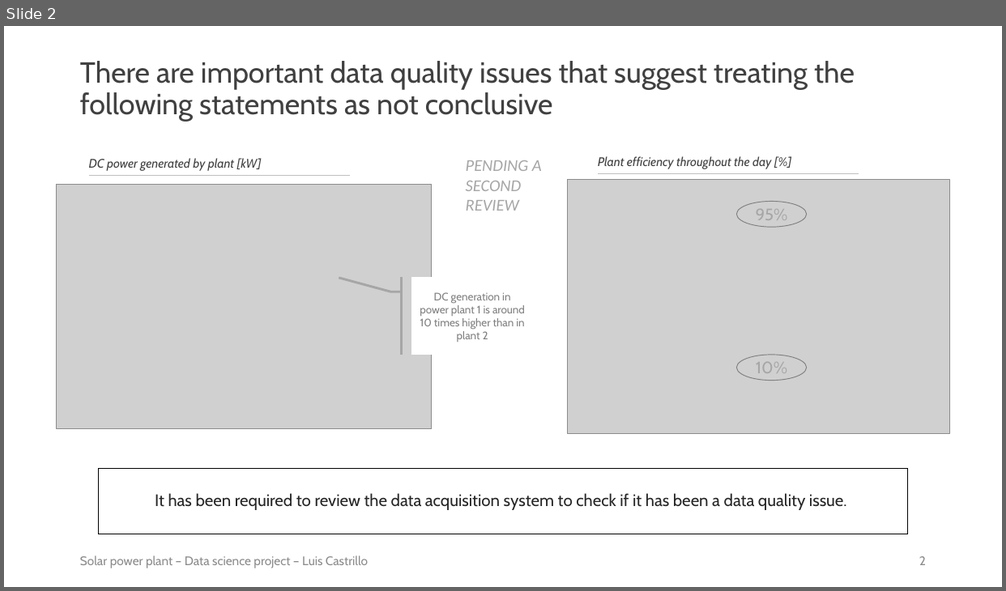
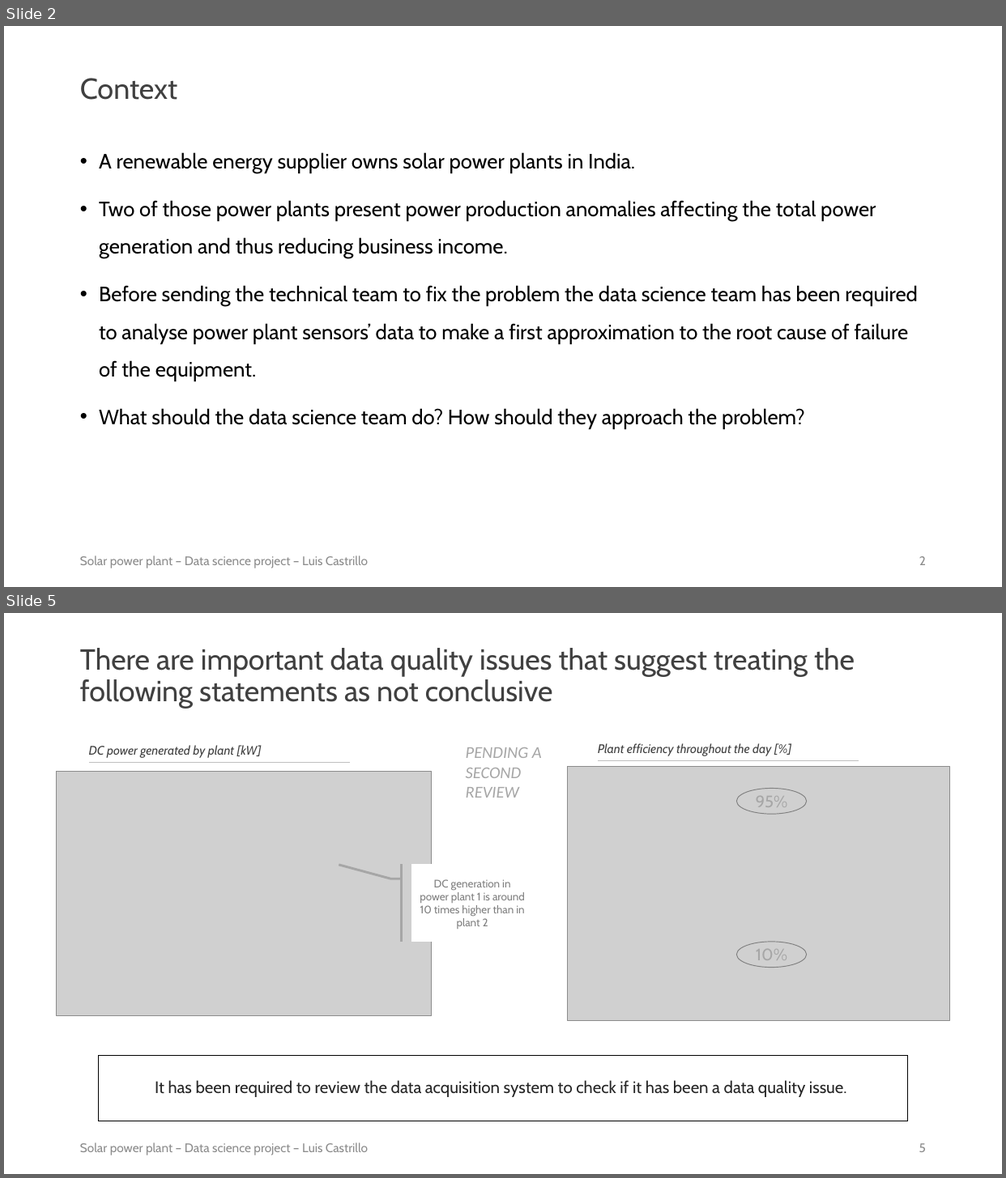
Before and after one commit to luis-cj/data-science-solar-power-plant, a slide deck: solar_power_plant_conclusions.pptx. Shown one above the other, each under a label of ours: slide 2 before the commit, slides 2 and 5 after it; the slides between them are not shown. The pictures are 1006x591 and 1006x1178 pixels, drawn with LibreOffice and Linux fonts; fonts in the diff are those of the drawing; grey boxes stand for pictures. Boxes give left, top, right and bottom in pixels: in the first picture for what was removed or moved away, otherwise in the second. Text is boxed around its words. In the diff, an @@ line names an element or a change of style, - is before the commit and + after.

```diff
--- a/solar_power_plant_conclusions.pptx
+++ b/solar_power_plant_conclusions.pptx
@@ slide 2 added at <box>4,26,1002,587</box>, background #FFFFFF @@
@@ title added at <box>80,78,177,100</box>, 28 pt, text #404040 @@
+Context
@@ text added at <box>99,152,918,429</box>, 20 pt, text #000000 @@
+• A renewable energy supplier owns solar power plants in India.
+• Two of those power plants present power production anomalies affecting the total power generation and thus reducing business income.
+• Before sending the technical team to fix the problem the data science team has been required to analyse power plant sensors’ data to make a first approximation to the root cause of failure of the equipment.
+• What should the data science team do? How should they approach the problem?
@@ text added at <box>80,556,368,569</box>, 12 pt, text #8C8C8C @@
+Solar power plant – Data science project – Luis Castrillo
@@ page number added at <box>919,557,926,565</box>, 12 pt, text #8C8C8C @@
+2
@@ what was slide 2 is now slide 5 @@
@@ page number at <box>919,1144,926,1152</box>: text changed @@
-2
+5
```
Also in this commit, not shown: 1 slide changed, 3 other slides added, 1 slide removed, 1 other file.
